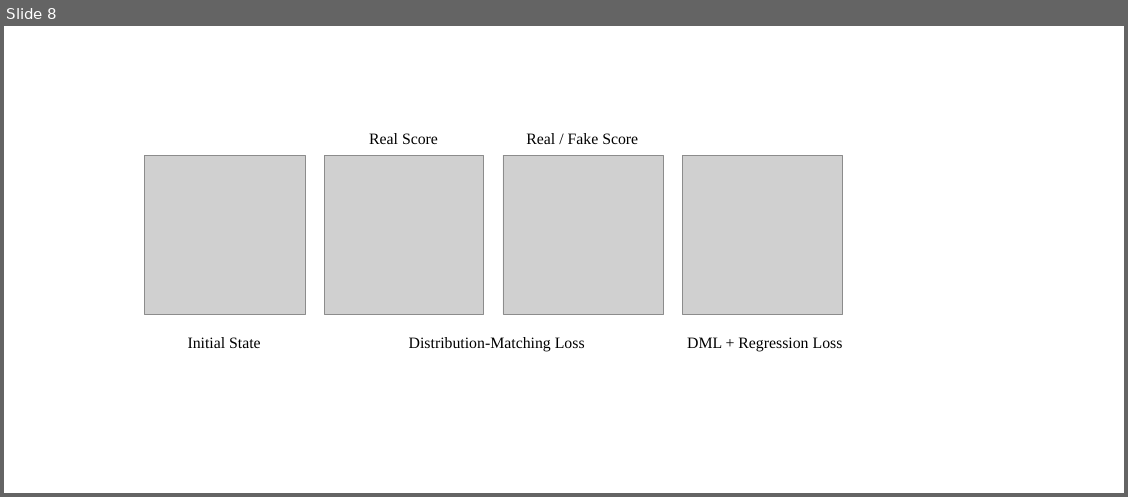
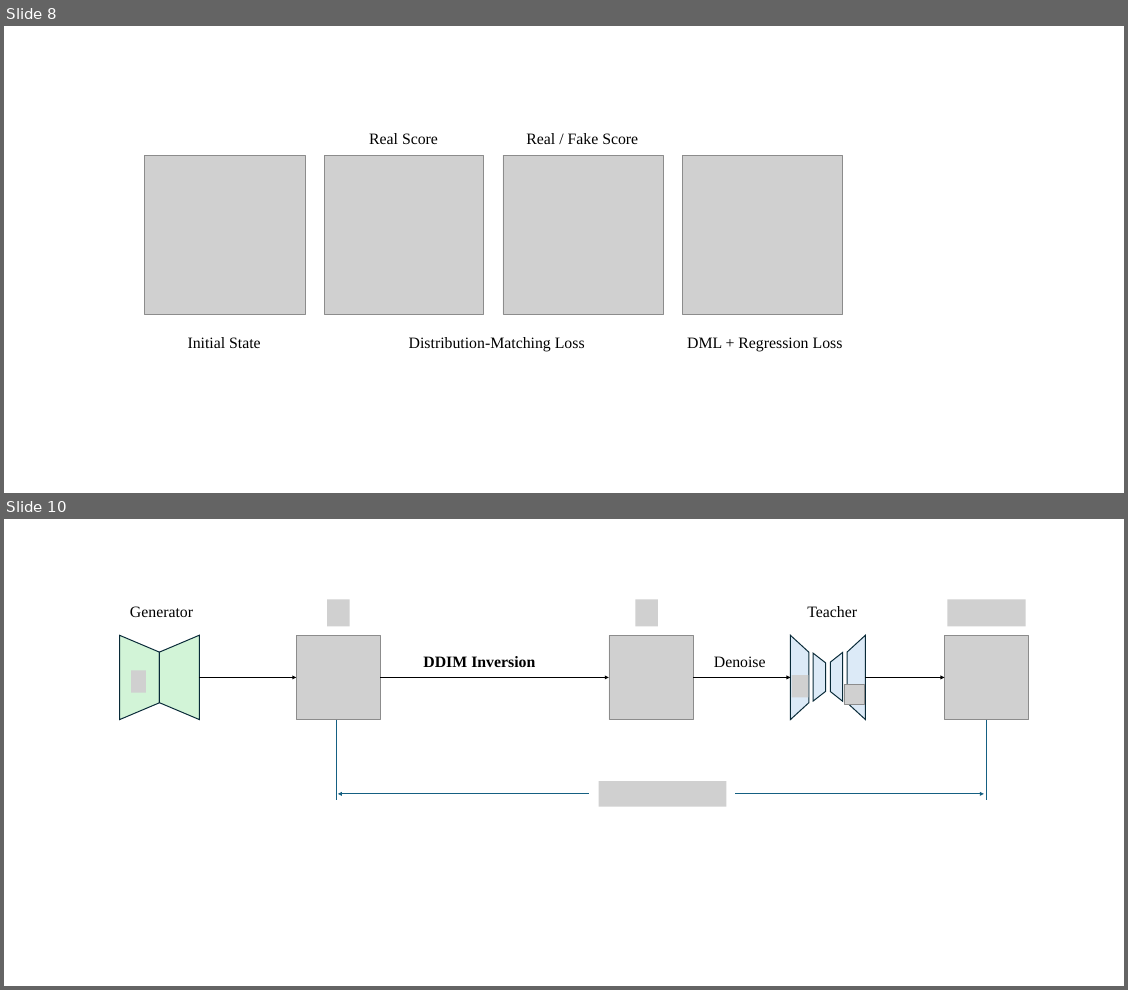
Before and after one commit to innovation-cat/innovation-cat.github.io, a slide deck: images/posts/2025-05-20-blog-post/新建 Microsoft PowerPoint 演示文稿.pptx. Shown one above the other, each under a label of ours: slide 8 before the commit, slides 8 and 10 after it; the slides between them are not shown. The pictures are 1128x497 and 1128x990 pixels, drawn with LibreOffice and Linux fonts; fonts in the diff are those of the drawing; grey boxes stand for pictures. Boxes give left, top, right and bottom in pixels: in the first picture for what was removed or moved away, otherwise in the second. Text is boxed around its words. In the diff, an @@ line names an element or a change of style, - is before the commit and + after.

```diff
--- a/images/posts/2025-05-20-blog-post/新建 Microsoft PowerPoint 演示文稿.pptx
+++ b/images/posts/2025-05-20-blog-post/新建 Microsoft PowerPoint 演示文稿.pptx
@@ slide 10 added at (x1=4, y1=519, x2=1124, y2=986), background #FFFFFF @@
@@ text added at (x1=130, y1=606, x2=193, y2=617), 24 pt, text #000000 @@
+Generator
@@ picture added at (x1=327, y1=599, x2=350, y2=626) @@
@@ picture added at (x1=636, y1=599, x2=658, y2=626) @@
@@ text added at (x1=807, y1=606, x2=857, y2=617), 24 pt, text #000000 @@
+Teacher
@@ picture added at (x1=948, y1=599, x2=1026, y2=626) @@
@@ flow chart manual operation added at (x1=120, y1=635, x2=160, y2=720), fill #84E291 at 36% opacity, outline #092A39 1.5 pt @@
@@ flow chart manual operation added at (x1=160, y1=635, x2=199, y2=720), fill #84E291 at 36% opacity, outline #092A39 1.5 pt @@
@@ picture added at (x1=296, y1=635, x2=380, y2=720) @@
@@ picture added at (x1=609, y1=635, x2=693, y2=720) @@
@@ flow chart manual operation added at (x1=790, y1=635, x2=809, y2=720), fill #DCEAF7, outline #092A39 1.5 pt @@
@@ flow chart manual operation added at (x1=847, y1=635, x2=866, y2=720), fill #DCEAF7, outline #092A39 1.5 pt @@
@@ picture added at (x1=944, y1=635, x2=1029, y2=720) @@
@@ text added at (x1=423, y1=656, x2=535, y2=667), 24 pt, text #000000, bold @@
+DDIM Inversion
@@ text added at (x1=714, y1=656, x2=766, y2=667), 24 pt, text #000000 @@
+Denoise
@@ flow chart manual operation added at (x1=813, y1=653, x2=826, y2=701), fill #DCEAF7, outline #092A39 1.5 pt @@
@@ flow chart manual operation added at (x1=830, y1=652, x2=843, y2=701), fill #DCEAF7, outline #092A39 1.5 pt @@
@@ picture added at (x1=131, y1=670, x2=146, y2=693) @@
@@ arrow added from (199, 677) to (296, 677), #000000 1.5 pt @@
@@ arrow added from (380, 677) to (609, 677), #000000 1.5 pt @@
@@ arrow added from (693, 677) to (791, 677), #000000 1.5 pt @@
@@ picture added at (x1=792, y1=675, x2=809, y2=697) @@
@@ picture added at (x1=845, y1=684, x2=864, y2=703) @@
@@ arrow added from (866, 677) to (944, 677), #000000 1.5 pt @@
@@ line added from (336, 720) to (336, 800), #156082 1.5 pt @@
@@ line added from (987, 720) to (987, 800), #156082 1.5 pt @@
@@ picture added at (x1=599, y1=781, x2=727, y2=806) @@
@@ arrow added from (589, 794) to (338, 794), #156082 1.5 pt @@
@@ arrow added from (735, 794) to (984, 794), #156082 1.5 pt @@
```
Also in this commit, not shown: 1 other slide added, 3 other files.
